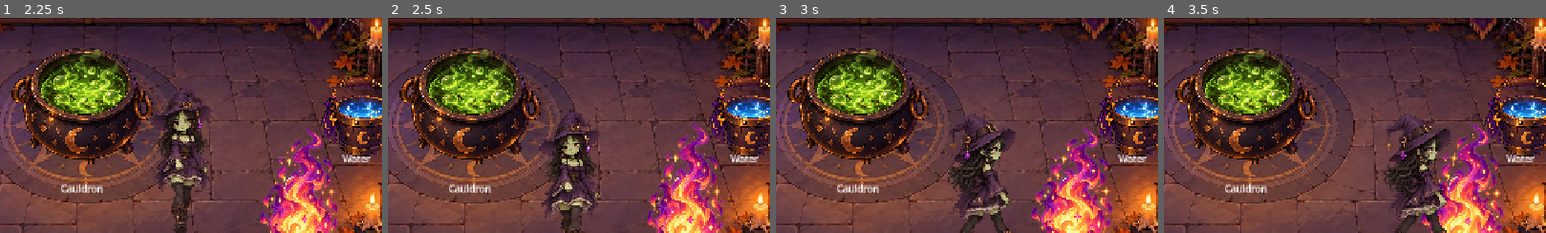
Above: before the commit, frames 1-4 (left to right).
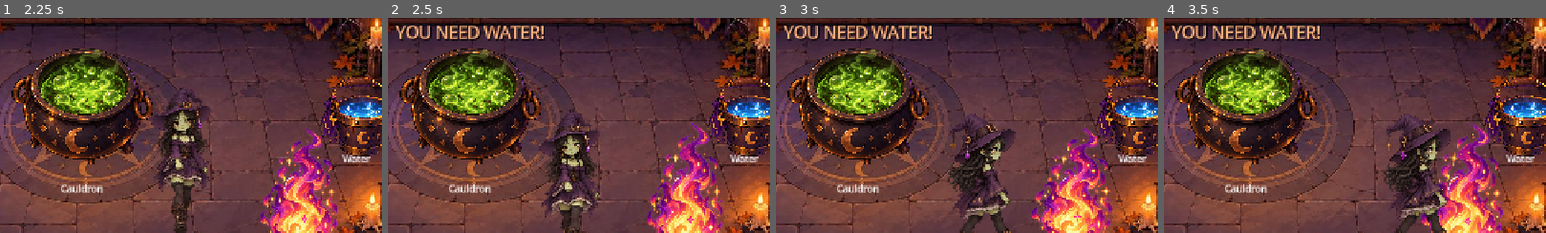
Above: after the commit, the same moments.

Repository: ryadoviy/HellsShift
Game: Godot game, scene res://main.tscn
The game is run twice, just before and just after one commit, with the same random seed, the same clock (stepped at 60 frames per second) and the same inputs.
Inputs (mouse positions are % of the whole screen's width and height, from its top left):
- Up to frame 1 (2.25 s): click "PLAY" at 0.5 s; tap E (interact) at 1.25 s; move the mouse to (72, 45) at 1.27 s; hold D (move_right) 1.28-2.03 s; hold E (interact) 1.28-2.03 s; click (72, 45) at 1.42 s; move the mouse to (30, 55) at 2.02 s; hold S (move_down) from 2.03 s (still down); tap Q (drop_item) at 2.1 s
- Up to frame 2 (2.5 s): keep holding S (move_down); tap E (interact) at 2.3 s
- Up to frame 3 (3 s): tap E (interact) at 2.75 s; move the mouse to (60, 28) at 2.77 s; release S (move_down) at 2.78 s; hold D (move_right) from 2.78 s (still down); hold E (interact) from 2.78 s (still down)
- Up to frame 4 (3.5 s): keep holding D (move_right); keep holding E (interact)
The pictures show only the part of the screen within x 39-89%, y 33-83%; the shares and areas given below are measured in that part.

Frame 1 is identical in both runs. In frame 2, 1.7% of the frame differs, in the area x 2-41%, y 3-11%; in frame 3, 1.7%; in frame 4, 1.7%.

Commit message:
Increase fire interaction range
Co-authored-by: Copilot <223556219+Copilot@users.noreply.github.com>

Diff:
--- a/interactable.gd
+++ b/interactable.gd
@@ -160,6 +160,9 @@
 
 	var allowed_distance: float = interaction_distance
 
+	if kind == Kind.FIRE:
+		allowed_distance = maxf(allowed_distance, 220.0)
+
 	if kind == Kind.CAULDRON:
 		allowed_distance = maxf(allowed_distance, 150.0)
 
